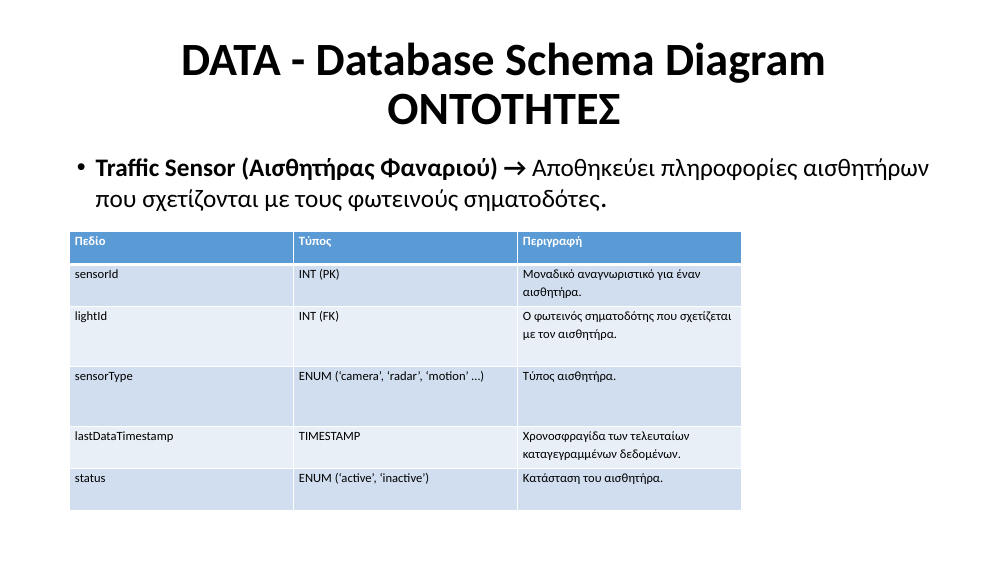
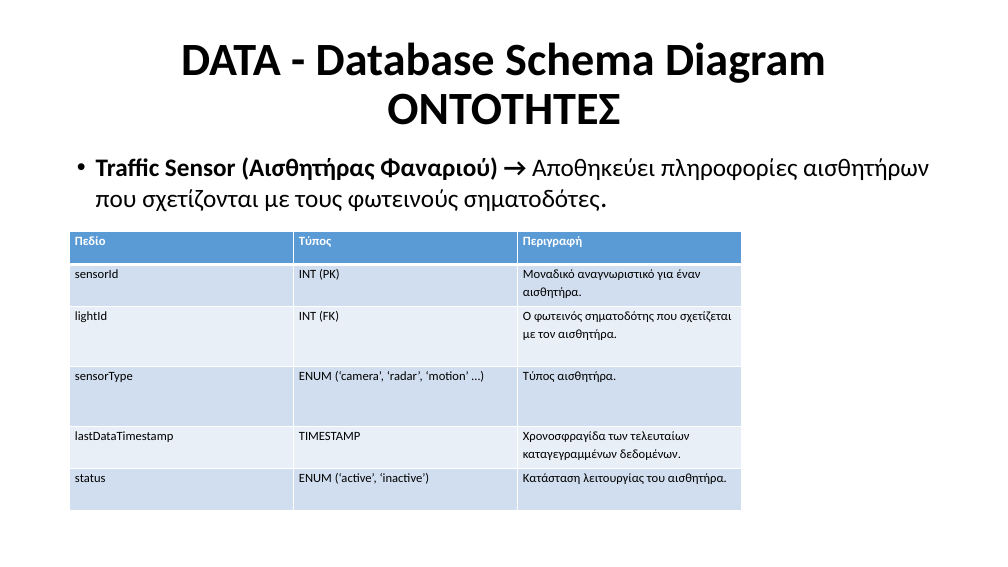
Before and after one commit to Ath21/STL_Drive, a slide deck: slide 10 of Presentation.pptx. Drawn at 1008x567 pixels with LibreOffice and Linux fonts; fonts in the diff are those of the drawing. Boxes give left, top, right and bottom in pixels: in the first picture for what was removed or moved away, otherwise in the second. Text is boxed around its words. In the diff, an @@ line names an element or a change of style, - is before the commit and + after.

```diff
--- a/Presentation.pptx
+++ b/Presentation.pptx
@@ table at (70,232,741,511) @@
-row 6, column 3: Κατάσταση του αισθητήρα.
+row 6, column 3: Κατάσταση λειτουργίας του αισθητήρα.
```
Also in this commit, not shown: 3 other slides changed, 5 slides added, 6 other files.
